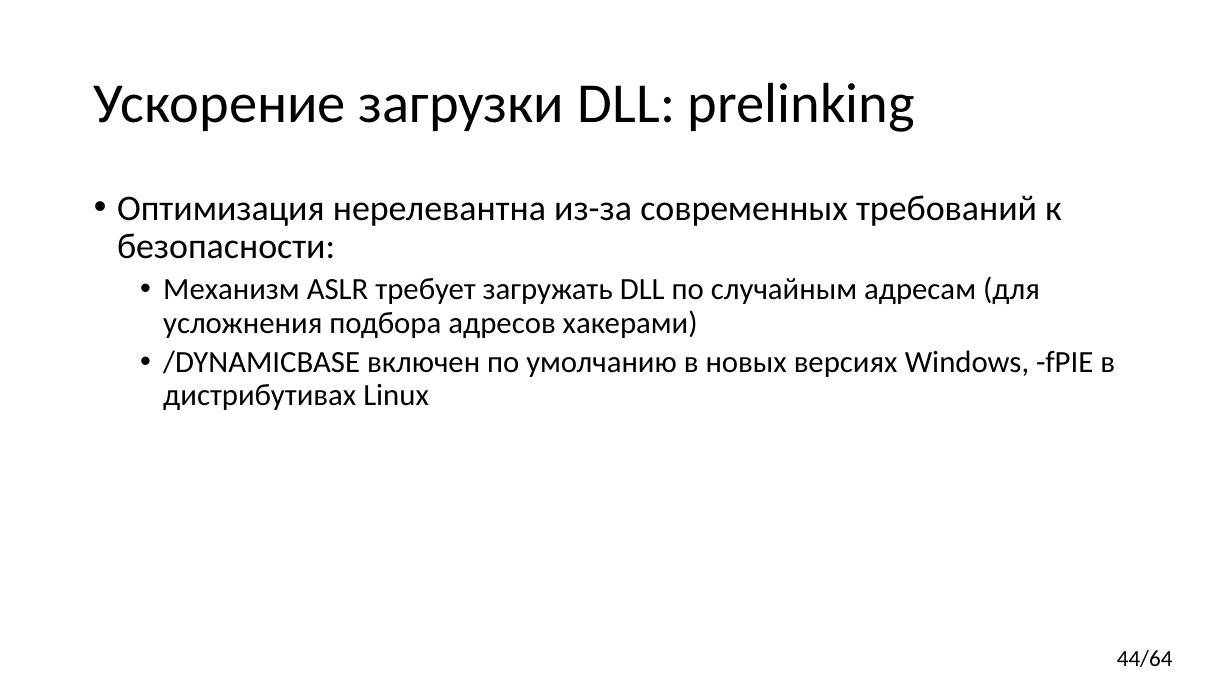
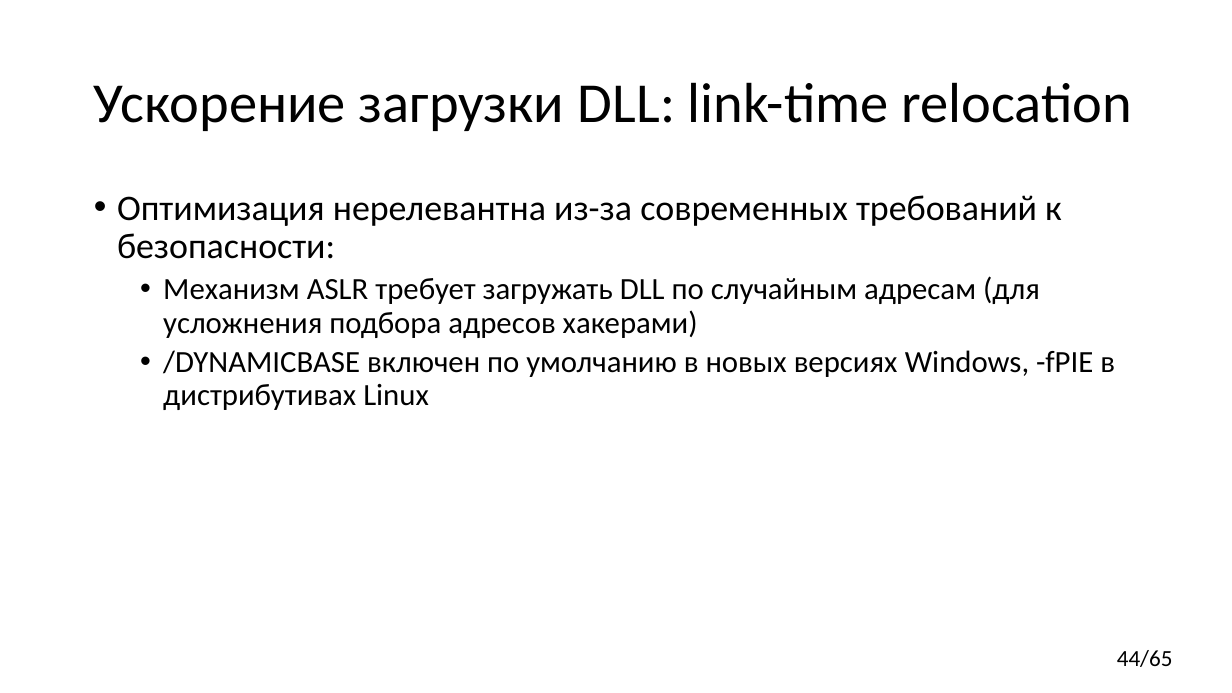
Before and after one commit to yugr/CppRussia, a slide deck: slide 44 of 2024/RU.pptx. Drawn at 1232x693 pixels with LibreOffice and Linux fonts; fonts in the diff are those of the drawing. Boxes give left, top, right and bottom in pixels: in the first picture for what was removed or moved away, otherwise in the second. Text is boxed around its words. In the diff, an @@ line names an element or a change of style, - is before the commit and + after.

Commit message:
Added slide on prelinking.

```diff
--- a/2024/RU.pptx
+++ b/2024/RU.pptx
@@ title at <box>94,82,1133,131</box>: text changed @@
-Ускорение загрузки DLL: prelinking
+Ускорение загрузки DLL: link-time relocation
@@ page number at <box>1117,650,1173,667</box>: text changed @@
-44/64
+44/65
```
Also in this commit, not shown: 5 other slides changed, 1 slide added, 1 other file.
